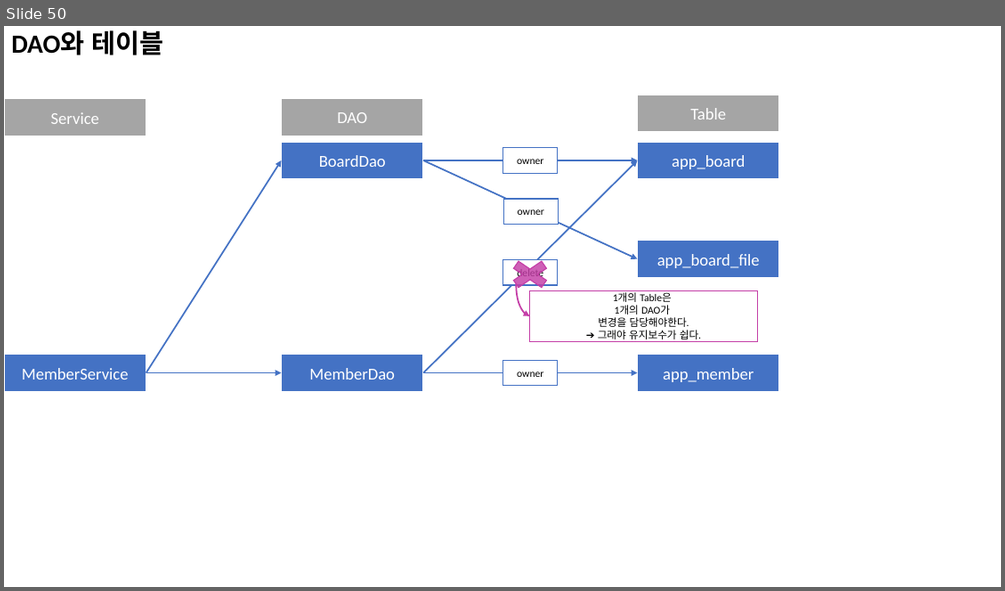
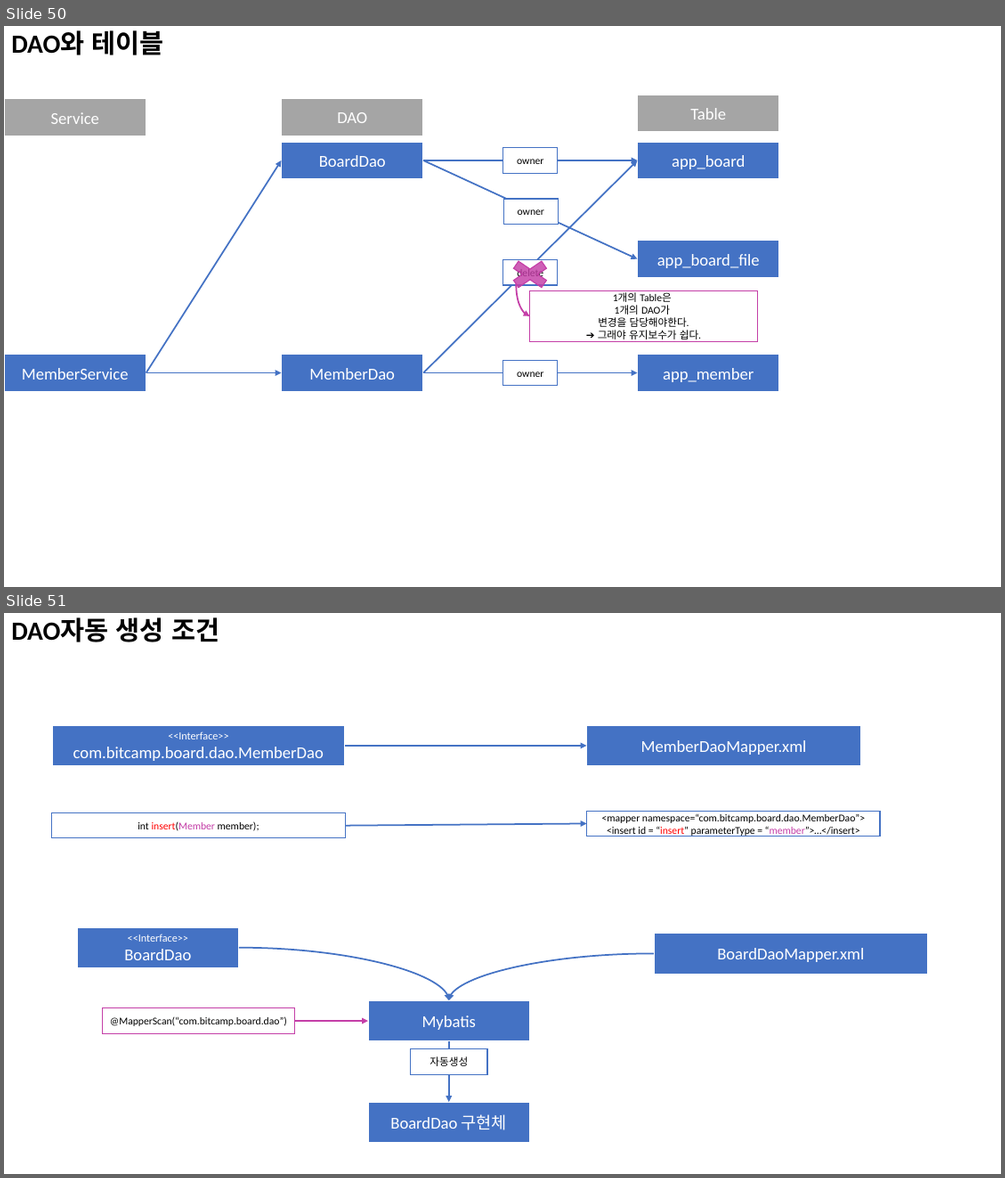
Before and after one commit to Dingadung/2022-study-workspace, a slide deck: study-note/자바/2022-10-11 내용정리.pptx. Shown one above the other, each under a label of ours: slide 50 before the commit, slides 50 and 51 after it. The pictures are 1005x591 and 1005x1178 pixels, drawn with LibreOffice and Linux fonts; fonts in the diff are those of the drawing. Boxes give left, top, right and bottom in pixels: in the first picture for what was removed or moved away, otherwise in the second. Text is boxed around its words. In the diff, an @@ line names an element or a change of style, - is before the commit and + after.

```diff
--- a/study-note/자바/2022-10-11 내용정리.pptx
+++ b/study-note/자바/2022-10-11 내용정리.pptx
@@ slide 51 added at (4, 613, 1001, 1174), background #FFFFFF @@
@@ title added at (11, 617, 219, 642), 25.2 pt, text #000000, bold @@
+DAO자동 생성 조건
@@ rectangle added at (52, 725, 345, 766), fill #4472C4, outline #FFFFFF 1.5 pt, 16 pt, text #FFFFFF @@
+<<Interface>>
+com.bitcamp.board.dao.MemberDao
@@ arrow added from (345, 746) to (587, 746), #4472C4 1.5 pt @@
@@ rectangle added at (587, 725, 861, 766), fill #4472C4, outline #FFFFFF 1.5 pt, 16 pt, text #FFFFFF @@
+MemberDaoMapper.xml
@@ rectangle added at (52, 812, 345, 838), fill #FFFFFF, outline #4472C4 1 pt, 10 pt, text #000000 @@
+int insert(Member member);
@@ arrow added from (345, 826) to (587, 824), #4472C4 1.5 pt @@
@@ rectangle added at (587, 811, 880, 836), fill #FFFFFF, outline #4472C4 1 pt, 10 pt, text #000000 @@
+<mapper namespace=“com.bitcamp.board.dao.MemberDao”>
+<insert id = “insert” parameterType = “member”>…</insert>
@@ rectangle added at (77, 927, 239, 968), fill #4472C4, outline #FFFFFF 1.5 pt, 10.5 pt, text #FFFFFF @@
+<<Interface>>
+BoardDao
@@ curved arrow added from (239, 948) to (449, 1000), #4472C4 1.5 pt @@
@@ curved arrow added from (654, 953) to (449, 1000), #4472C4 1.5 pt @@
@@ rectangle added at (654, 933, 928, 974), fill #4472C4, outline #FFFFFF 1.5 pt, 16 pt, text #FFFFFF @@
+BoardDaoMapper.xml
@@ rectangle added at (102, 1008, 294, 1033), fill #FFFFFF, outline #C43EA7 1 pt, 10 pt, text #000000 @@
+@MapperScan(“com.bitcamp.board.dao”)
@@ rectangle added at (368, 1000, 530, 1041), fill #4472C4, outline #FFFFFF 1.5 pt, 16 pt, text #FFFFFF @@
+Mybatis
@@ arrow added from (295, 1021) to (368, 1021), #C43EA7 1.5 pt @@
@@ rectangle added at (411, 1049, 488, 1074), fill #FFFFFF, outline #4472C4 1 pt, 10 pt, text #000000 @@
+자동생성
@@ arrow added from (449, 1041) to (449, 1102), #4472C4 1.5 pt @@
@@ rectangle added at (368, 1102, 530, 1143), fill #4472C4, outline #FFFFFF 1.5 pt, 16 pt, text #FFFFFF @@
+BoardDao 구현체
```
Also in this commit, not shown: 1 other slide added, 49 other files.
